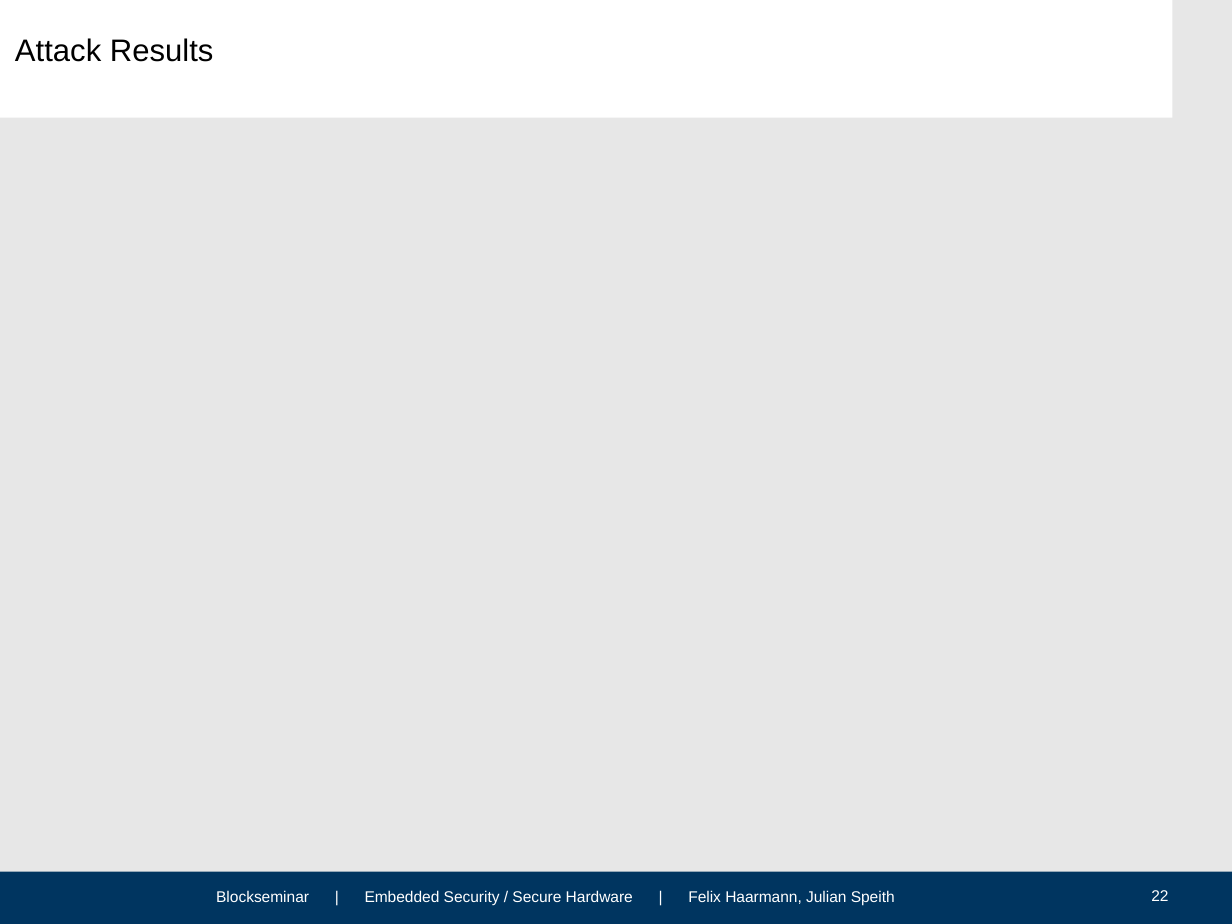
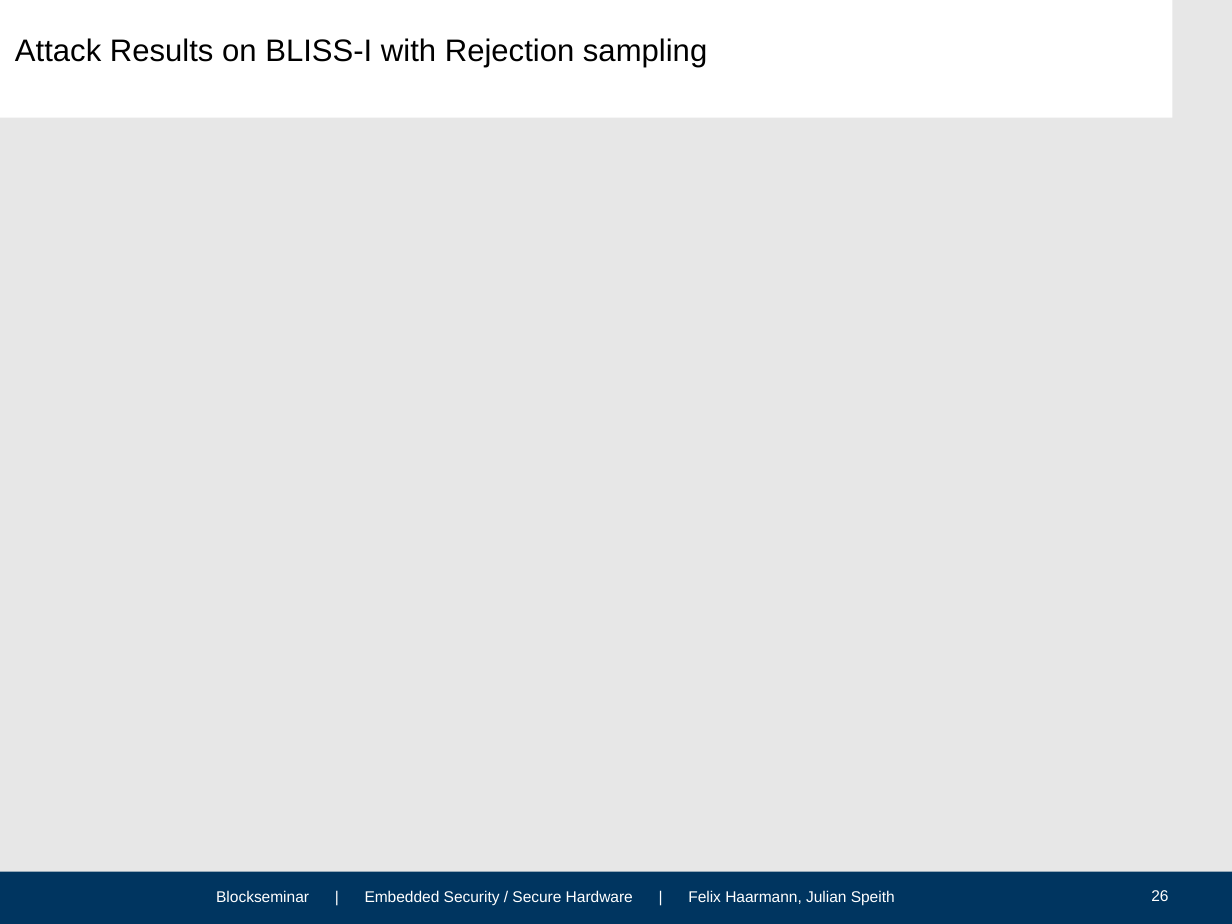
Before and after one commit to HFelixA/emsecseminar, a slide deck: slide 26 of presentation/Felix.odp (slide 22 before the commit). Drawn at 1232x924 pixels with LibreOffice and Linux fonts; fonts in the diff are those of the drawing; background and template pictures are left out. Boxes give left, top, right and bottom in pixels: in the first picture for what was removed or moved away, otherwise in the second. Text is boxed around its words. In the diff, an @@ line names an element or a change of style, - is before the commit and + after.

Commit message:
Attack and CDT results

```diff
--- a/presentation/Felix.odp
+++ b/presentation/Felix.odp
@@ title at (x1=15, y1=38, x2=707, y2=68): text changed @@
-Attack Results
+Attack Results on BLISS-I with Rejection sampling
@@ page number at (x1=1151, y1=890, x2=1168, y2=901): text changed @@
-22
+26
```
Also in this commit, not shown: 1 other slide changed, 4 slides added, 1 other file.
